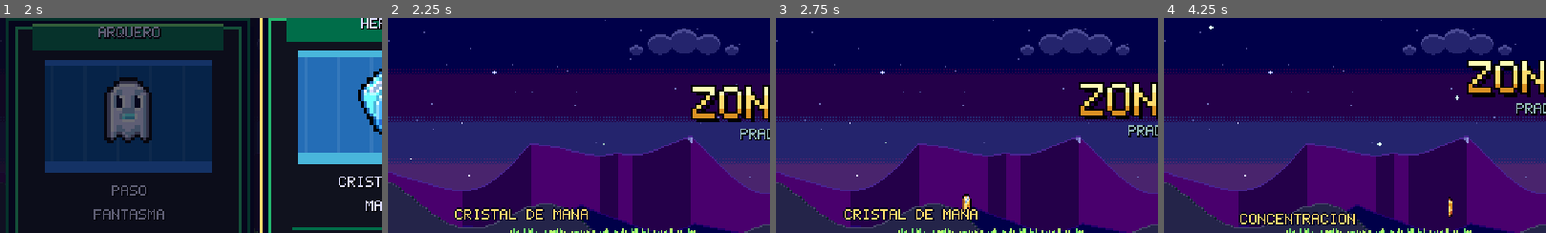
Above: before the commit, frames 1-4 (left to right).
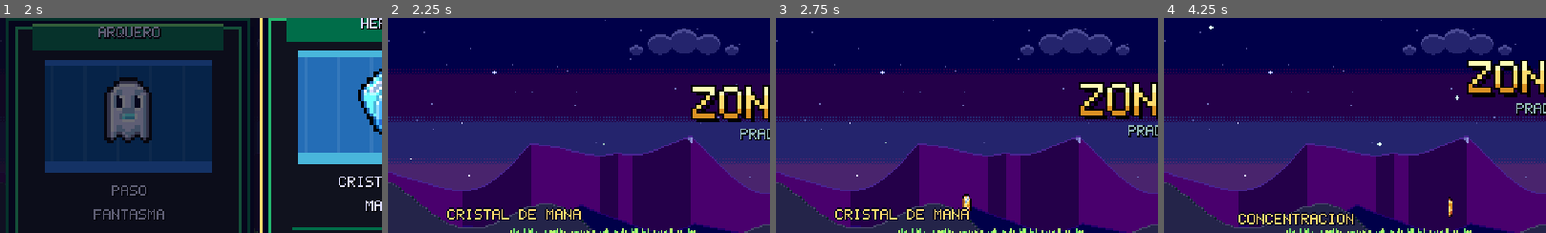
Above: after the commit, the same moments.

Repository: Monguit0/PIP-SLIME-GODOT
Game: Godot game, scene res://scenes/main.tscn
Two runs of this game, one before a commit and one after it. Both use one fixed random seed, a clock stepped at 60 frames per second and the inputs below.
Inputs:
- Up to frame 1 (2 s): hold X (atacar) 0.53-1.28 s; hold Right (derecha) from 0.53 s (still down); tap Space (saltar) at 0.77, 1.52 s; tap Shift (especial) at 1.35 s
- Up to frame 2 (2.25 s): tap Enter at 2 s; release Right (derecha) at 2.03 s; hold Left (izquierda) from 2.03 s (still down); tap C (poder) at 2.1 s
- Up to frame 3 (2.75 s): keep holding Left (izquierda)
- Up to frame 4 (4.25 s): release Left (izquierda) at 2.78 s; hold Right (derecha) from 2.78 s (still down); tap R (reiniciar) at 2.85 s; tap Space (saltar) at 3.02, 3.77 s; tap Z at 3.6 s
The pictures show only the part of the screen within x 0-50%, y 17-67%; the shares and areas given below are measured in that part.

Frame 1 is identical in both runs. In frame 2, 1.6% of the frame differs, in the area x 15-53%, y 88-95%; in frame 3, 1.3%; in frame 4, 1.3%.

Commit message:
Sin tirones en el primer dash ni al entrar al castillo
- Fx.warm compila al arrancar el shader de silueta y los modos de dibujo
  (en Compatibility se compilaban la primera vez que salían en pantalla)
- Los cuadros del jefe y de los esqueletos y todas las músicas se cargan
  en segundo plano desde el título

Co-Authored-By: Claude Opus 5.5 <noreply@anthropic.com>
Claude-Session: https://claude.ai/code/session_01Ei4JdnCu4YgE3Dnq9TvGQ8

Diff:
--- a/scripts/boss.gd
+++ b/scripts/boss.gd
@@ -131,6 +131,22 @@
 var kick := 0.0      # retroceso al recibir un golpe (solo visual)
 var kick_dir := 1.0
 var last_face := -1
+
+
+## Todos los cuadros del jefe, para que main.gd los vaya cargando en segundo plano desde el título
+## (cargarlos de golpe al entrar al Salón del Trono daba un tirón).
+static func asset_paths() -> Array:
+	var out: Array = []
+	for look in ["helm", "bare"]:
+		for anim in ANIMS:
+			var i := 0
+			while ResourceLoader.exists("%s%s/%s/frame_%03d.png" % [DIR, look, anim, i]):
+				out.append("%s%s/%s/frame_%03d.png" % [DIR, look, anim, i])
+				i += 1
+			var fp := "%s%s/%s/fist.png" % [DIR, look, anim]
+			if ResourceLoader.exists(fp):
+				out.append(fp)
+	return out
 
 
 func _ready() -> void:
--- a/scripts/fx.gd
+++ b/scripts/fx.gd
@@ -140,6 +140,17 @@
 	m.set_shader_parameter("tint", c)
 	_sil[key] = m
 	return m
+
+
+## Compila de entrada lo que se dibuja por primera vez en medio de la partida: la silueta del destello
+## y de las estelas del dash, y los modos de dibujo de polígonos y líneas. En el renderer Compatibility
+## cada shader se compila la primera vez que sale en pantalla, y eso daba un tirón en el primer dash.
+func warm(parent: Node, at: Vector2) -> void:
+	for m in [null, silhouette(Color.WHITE)]:
+		var w := Warmer.new()
+		w.position = at
+		w.material = m
+		parent.add_child(w)
 
 
 ## El golpe crítico: congelado, cámara lenta, zoom, cuadro de impacto, temblor, bombo y chispas.
@@ -891,3 +902,33 @@
 		if k < 0.6:
 			for d in drops:
 				PX.dot(self, d, _r[_i], 1.0)
+
+
+class Warmer:
+	extends Node2D
+	## Dibuja casi invisible unos cuadros con cada modo (rectángulo, textura, polígono, línea) y se va.
+	var frames := 0
+	var tex: ImageTexture
+
+	func _ready() -> void:
+		z_index = 60
+		var img := Image.create(2, 2, false, Image.FORMAT_RGBA8)
+		img.fill(Color(1, 1, 1, 0.0))
+		tex = ImageTexture.create_from_image(img)
+
+	func _process(_dt: float) -> void:
+		frames += 1
+		queue_redraw()
+		if frames > 4:
+			queue_free()
+
+	func _draw() -> void:
+		var c := Color(0, 0, 0, 0.002)
+		draw_rect(Rect2(0, 0, 1, 1), c)
+		draw_texture(tex, Vector2.ZERO)
+		draw_colored_polygon(PackedVector2Array([Vector2(0, 0), Vector2(1, 0), Vector2(0, 1)]), c)
+		draw_polygon(PackedVector2Array([Vector2(0, 0), Vector2(1, 0), Vector2(1, 1)]),
+				PackedColorArray([c, c, c]))
+		draw_line(Vector2.ZERO, Vector2(1, 1), c)
+		draw_line(Vector2.ZERO, Vector2(1, 1), c, 1.0)
+		draw_circle(Vector2.ZERO, 1.0, c)
--- a/scripts/main.gd
+++ b/scripts/main.gd
@@ -79,6 +79,8 @@
 var haz_t := 4.0
 var boss = null             # boss.gd
 var fade := 0.0
+var _warm_paths: Array = []  # cuadros del jefe y los esqueletos que se están cargando en segundo plano
+var _warm: Array = []        # los ya cargados: quedan vivos para que load() los saque de la caché
 
 
 func _ready() -> void:
@@ -97,6 +99,10 @@
 	camera.anchor_mode = Camera2D.ANCHOR_MODE_FIXED_TOP_LEFT
 	add_child(camera)
 	camera.make_current()
+	Fx.warm(self, player.global_position + Vector2(0, -12))
+	_warm_paths = BossScript.asset_paths() + SkelScript.asset_paths()
+	for p in _warm_paths:
+		ResourceLoader.load_threaded_request(p)
 	hud = HudScript.new()
 	hud.player = player
 	hud.main = self
@@ -136,6 +142,24 @@
 	_check_zone()
 	_update_gates(dt)
 	_update_camera(dt)
+	if not _warm_paths.is_empty():
+		_collect_warm()
+
+
+## Junta los cuadros que ya terminaron de cargar en segundo plano (unos pocos por cuadro).
+func _collect_warm() -> void:
+	var got := 0
+	var i := _warm_paths.size() - 1
+	while i >= 0 and got < 32:
+		var p: String = _warm_paths[i]
+		var st := ResourceLoader.load_threaded_get_status(p)
+		if st == ResourceLoader.THREAD_LOAD_LOADED:
+			_warm.append(ResourceLoader.load_threaded_get(p))
+			_warm_paths.remove_at(i)
+			got += 1
+		elif st != ResourceLoader.THREAD_LOAD_IN_PROGRESS:
+			_warm_paths.remove_at(i)
+		i -= 1
 
 
 func _physics_process(dt: float) -> void:
--- a/scripts/skeleton.gd
+++ b/scripts/skeleton.gd
@@ -105,6 +105,18 @@
 	target.add_child(ts)
 	add_child(target)
 	sprite.modulate.a = 0.0
+
+
+## Los cuadros de los dos esqueletos, para cargarlos en segundo plano antes de que aparezcan.
+static func asset_paths() -> Array:
+	var out: Array = []
+	for folder in ["arch", "axe"]:
+		for anim in ["idle", "walk", "atk", "hurt", "death"]:
+			var i := 0
+			while ResourceLoader.exists("%s%s/%s/frame_%03d.png" % [DIR, folder, anim, i]):
+				out.append("%s%s/%s/frame_%03d.png" % [DIR, folder, anim, i])
+				i += 1
+	return out
 
 
 func _load_frames() -> void:
--- a/scripts/snd.gd
+++ b/scripts/snd.gd
@@ -23,6 +23,7 @@
 var _mood := ""
 var _want := ""
 var _streams := {}
+var _loading: Array = []  # músicas que se cargan en segundo plano desde que arranca el juego
 var _duck := 1.0
 var _lp_target := 20000.0
 var enabled := true
@@ -57,6 +58,12 @@
 	_music = AudioStreamPlayer.new()
 	_music.bus = "Musica"
 	add_child(_music)
+	# todas las músicas se cargan en segundo plano: cargarlas al cambiar de ánimo (la del jefe al entrar
+	# al castillo) frenaba el juego un momento
+	for m in MOODS:
+		var path: String = MUSIC_DIR + m + ".ogg"
+		if ResourceLoader.exists(path) and ResourceLoader.load_threaded_request(path) == OK:
+			_loading.append(m)
 
 
 ## play("disparo", {"rate": 1.2, "vol": 0.5, "delay": 0.1, "vary": false})
@@ -110,11 +117,26 @@
 
 func _stream(name: String) -> AudioStream:
 	if not _streams.has(name):
-		var s = load(MUSIC_DIR + name + ".ogg")
-		if s is AudioStreamOggVorbis:
-			(s as AudioStreamOggVorbis).loop = true
-		_streams[name] = s
+		_keep(name, load(MUSIC_DIR + name + ".ogg"))
 	return _streams[name]
+
+
+func _keep(name: String, s: Resource) -> void:
+	if s is AudioStreamOggVorbis:
+		(s as AudioStreamOggVorbis).loop = true
+	_streams[name] = s
+	_loading.erase(name)
+
+
+func _collect() -> void:
+	for i in range(_loading.size() - 1, -1, -1):
+		var m: String = _loading[i]
+		var path: String = MUSIC_DIR + m + ".ogg"
+		var st := ResourceLoader.load_threaded_get_status(path)
+		if st == ResourceLoader.THREAD_LOAD_LOADED:
+			_keep(m, ResourceLoader.load_threaded_get(path))
+		elif st != ResourceLoader.THREAD_LOAD_IN_PROGRESS:
+			_loading.remove_at(i)
 
 
 func _spb(name: String) -> float:
@@ -131,6 +153,8 @@
 
 
 func _process(dt: float) -> void:
+	if not _loading.is_empty():
+		_collect()
 	_duck = minf(1.0, _duck + dt * 1.1)
 	AudioServer.set_bus_volume_db(_music_bus, linear_to_db(MUSIC_VOL * _duck))
 	_lp.cutoff_hz = lerpf(_lp.cutoff_hz, _lp_target, minf(1.0, dt * 3.0))
